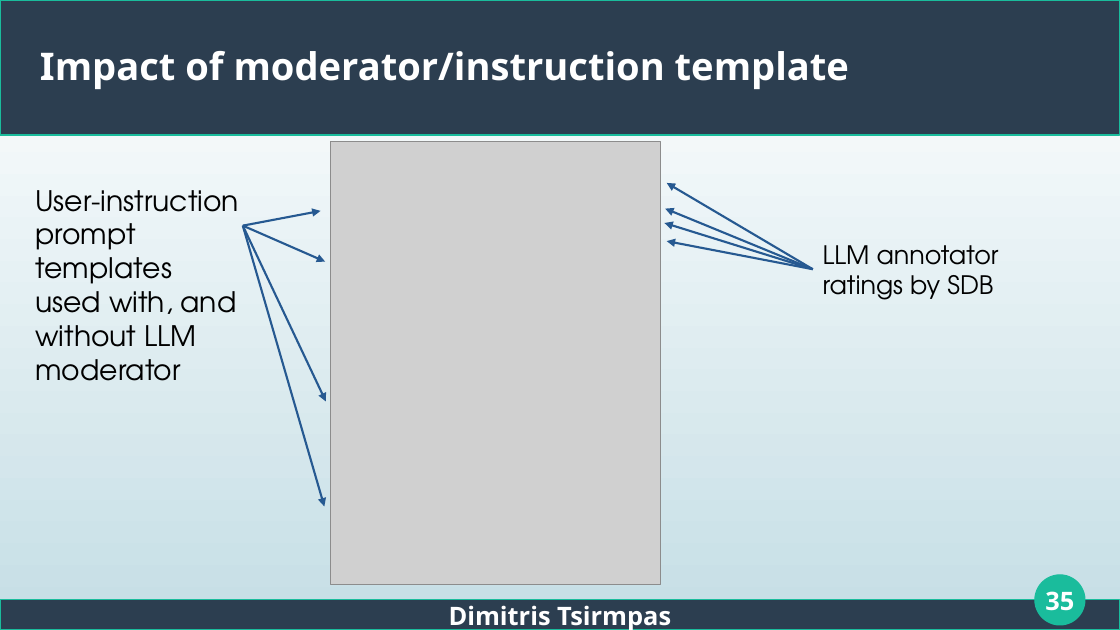
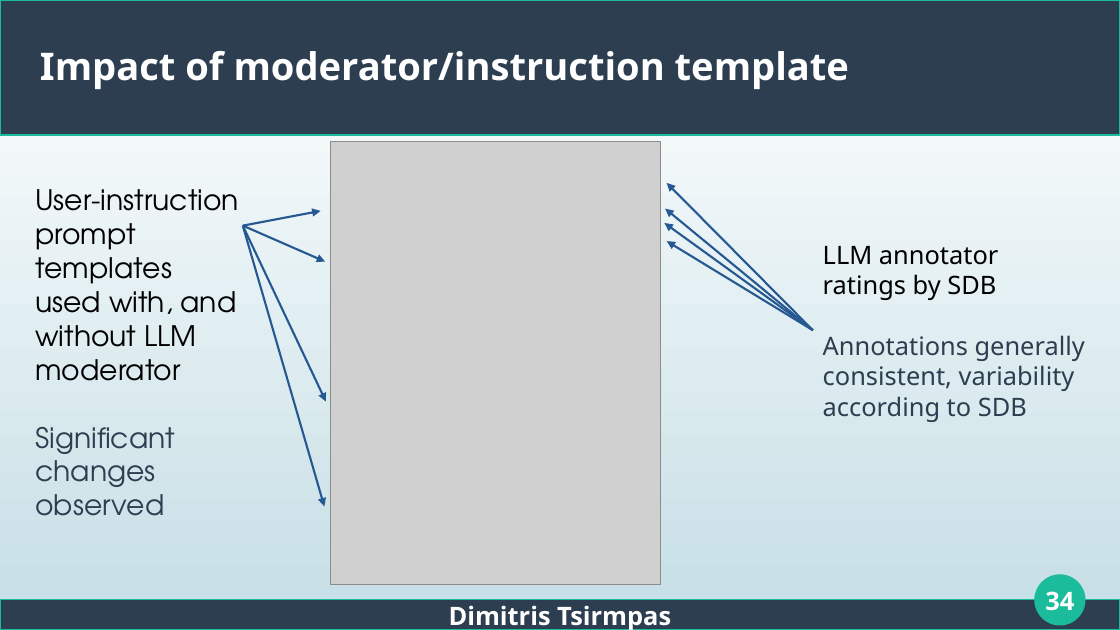
Before and after one commit to dimits-ts/llm_moderation_research, a slide deck: slide 34 of presentations/thesis.odp (slide 35 before the commit). Drawn at 1120x630 pixels with LibreOffice and Linux fonts; fonts in the diff are those of the drawing; grey boxes stand for pictures. Boxes give left, top, right and bottom in pixels: in the first picture for what was removed or moved away, otherwise in the second. Text is boxed around its words. In the diff, an @@ line names an element or a change of style, - is before the commit and + after.

```diff
--- a/presentations/thesis.odp
+++ b/presentations/thesis.odp
@@ arrow moved from (813, 269) - (666, 208) to (813, 330) - (666, 208) @@
@@ arrow moved from (813, 269) - (667, 241) to (813, 330) - (667, 183) @@
@@ arrow moved from (813, 269) - (665, 223) to (813, 330) - (665, 223) @@
@@ arrow moved from (813, 269) - (667, 183) to (813, 330) - (667, 241) @@
@@ text at box(823, 246, 998, 300): font TeX Gyre Adventor to Noto Sans in "LLM annotator", "ratings by SDB" @@
@@ text at box(823, 335, 1085, 422): paragraphs added @@
+Annotations generally
+consistent, variability
+according to SDB
@@ text at box(35, 427, 175, 516): paragraph added @@
+Significant changes observed
@@ page number at box(1045, 591, 1074, 611): text changed @@
-35
+34
```
Also in this commit, not shown: 3 other slides changed, 8 slides added.
